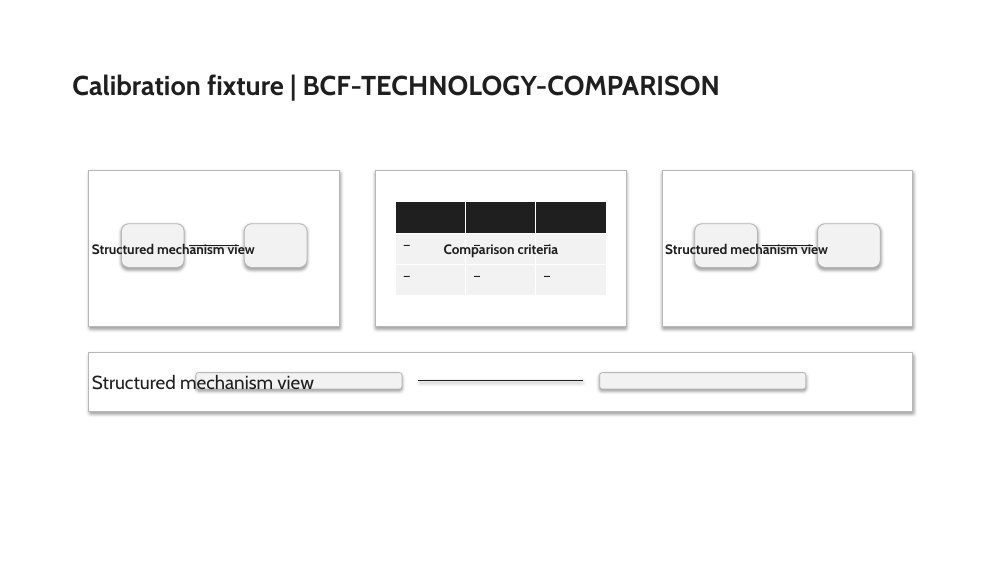
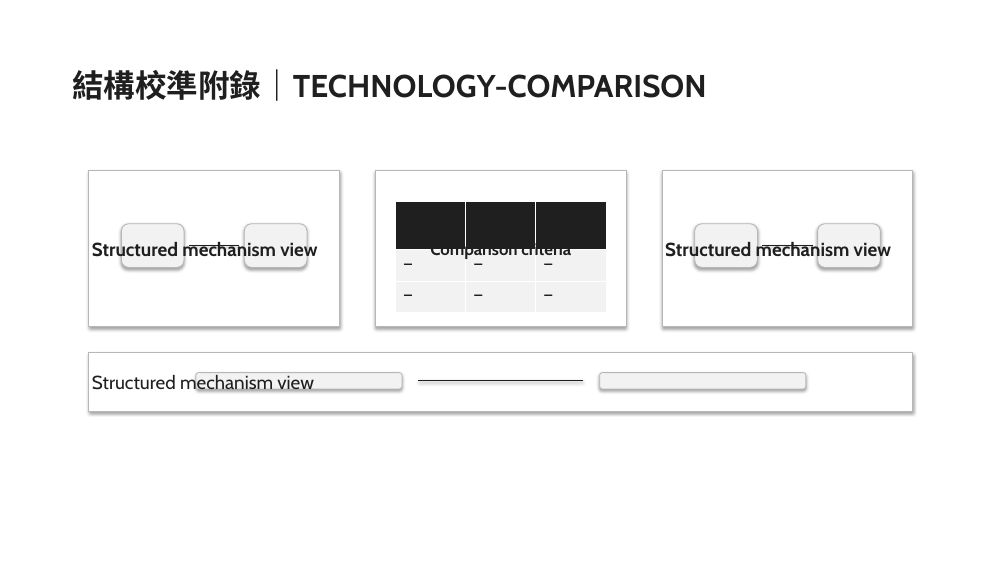
Before and after one commit to Gary0915/AI-Research-SKILLs, a slide deck: slide 29 of thesis-deck-system/artifacts/phase3/planner-composition-candidate-review.pptx (slide 24 before the commit). Drawn at 1008x567 pixels with LibreOffice and Linux fonts; fonts in the diff are those of the drawing. Boxes give left, top, right and bottom in pixels: in the first picture for what was removed or moved away, otherwise in the second. Text is boxed around its words. In the diff, an @@ line names an element or a change of style, - is before the commit and + after.

```diff
--- a/thesis-deck-system/artifacts/phase3/planner-composition-candidate-review.pptx
+++ b/thesis-deck-system/artifacts/phase3/planner-composition-candidate-review.pptx
@@ title at [72, 69, 706, 101]: text changed; size 26 to 30 pt @@
-Calibration fixture | BCF-TECHNOLOGY-COMPARISON
+結構校準附錄｜TECHNOLOGY-COMPARISON
@@ text "Structured mechanism view" at [92, 240, 317, 261]: size 13 to 18 pt @@
@@ text "Comparison criteria" at [430, 241, 571, 259]: size 13 to 16 pt @@
@@ text "Structured mechanism view" at [665, 240, 891, 261]: size 13 to 18 pt @@
@@ table at [395, 202, 606, 296] @@
@@ size 13 to 16 pt in "Criterion", "Criterion", "Criterion" @@
@@ size 12 to 16 pt in "—", "—", "—", "—" and 2 more places @@
```
Also in this commit, not shown: 9 other slides changed, 21 slides added, 16 slides removed, 11 other files.
